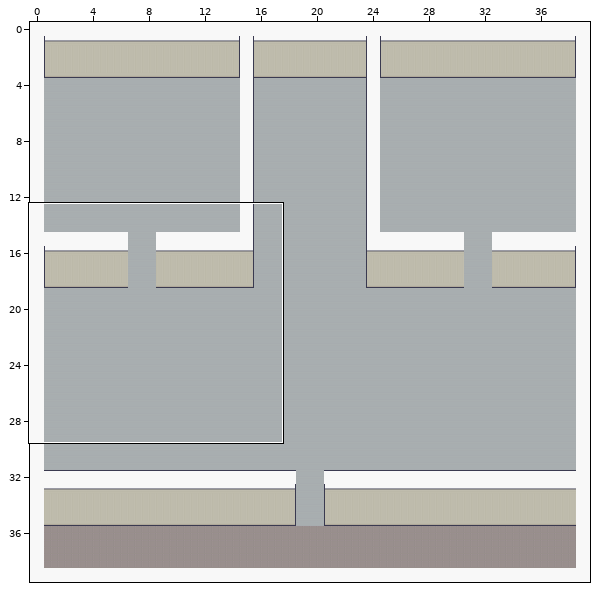
Tiled map (JSON) -- client/public/assets/map/test.tmj. The picture above shows the old version from afar; the outline marks the close-up.
Close-up. Before the commit:
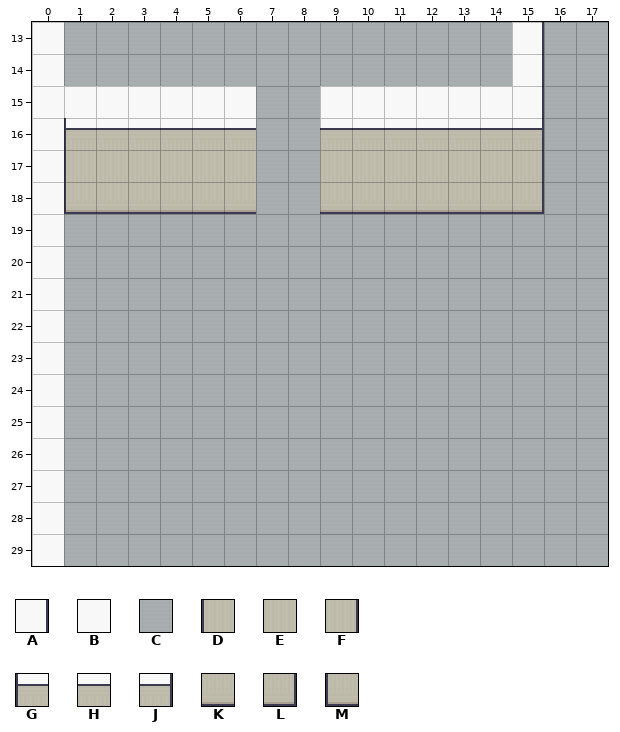
Cells are 32x32 px. Shown: x 0..17, y 13..29. The commit also changed other parts of the map, which this record leaves out.
Key: from "Room_Builder_free_32x32": A 49 turned 90, B 66, C 216, D 327, E 328, F 329, G 330, H 331, J 332, K 341, L 342, M 347.
_ is an empty cell, # one hidden under a higher layer.
Layers that did not change in this view are not listed.
Layer "Ground" before, first column x 0:
13 #CCCCCCCCCCCCCC#CC
14 #CCCCCCCCCCCCCC#CC
15 #######CC#######CC
16 #######CC#######CC
17 #######CC#######CC
18 #######CC#######CC
19 #CCCCCCCCCCCCCCCCC
20 #CCCCCCCCCCCCCCCCC
21 #CCCCCCCCCCCCCCCCC
22 #CCCCCCCCCCCCCCCCC
23 #CCCCCCCCCCCCCCCCC
24 #CCCCCCCCCCCCCCCCC
25 #CCCCCCCCCCCCCCCCC
26 #CCCCCCCCCCCCCCCCC
27 #CCCCCCCCCCCCCCCCC
28 #CCCCCCCCCCCCCCCCC
29 #CCCCCCCCCCCCCCCCC
Layer "Wall" before, first column x 0:
13 B______________A__
14 B______________A__
15 BBBBBBB__BBBBBBA__
16 BGHHHHH__HHHHHHJ__
17 BDEEEEE__EEEEEEF__
18 BMKKKKK__KKKKKKL__
19 B_________________
20 B_________________
21 B_________________
22 B_________________
23 B_________________
24 B_________________
25 B_________________
26 B_________________
27 B_________________
28 B_________________
29 B_________________
New version:
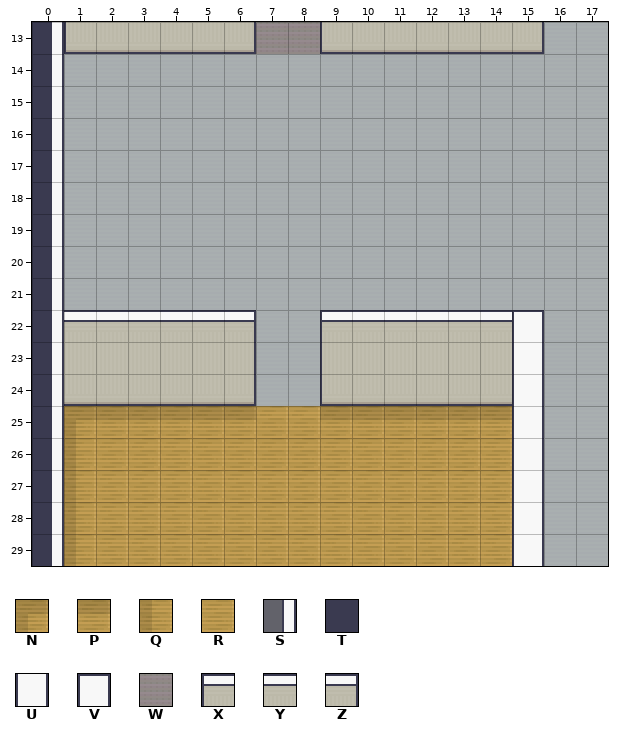
Further tiles: from "Room_Builder_Floors": N 180, P 181, Q 195, R 196; from "Room_Builder_free_32x32": S 5, T 12, U 32, V 33, W 151, X 323, Y 324, Z 325.
Change:
Layer "Ground":
Tile C becomes tile N in row 25 at x 1.
Tile C becomes tile P in row 25 at x 2 to 6 and 9 to 14.
Tile C becomes tile Q in rows 26 to 29 at x 1.
Tile C becomes tile R in row 25 at x 7 to 8; in rows 26 to 29 at x 2 to 14.
The author put tile T in rows 13 to 29 at x 0.
Tile C becomes tile W in row 13 at x 7 to 8.
Layer "Wall":
The author put tile D in row 23 at x 9.
The author put tile E in row 23 at x 1 to 5 and 10 to 14.
The author put tile F in row 23 at x 6.
The author put tile K in row 13 at x 2 to 5 and 10 to 14; in row 24 at x 1 to 5 and 10 to 14.
Tile A becomes tile L in row 13 at x 15.
The author put tile L in row 13 at x 6; in row 24 at x 6.
The author put tile M in row 13 at x 1 and 9; in row 24 at x 9.
Tile B becomes tile S in rows 13 to 29 at x 0.
The author put tile U in rows 23 to 29 at x 15.
The author put tile V in row 22 at x 15.
The author put tile X in row 22 at x 9.
The author put tile Y in row 22 at x 1 to 5 and 10 to 14.
The author put tile Z in row 22 at x 6.
Tile A is removed in rows 14 to 15 at x 15.
Tile B is removed in row 15 at x 1 to 6 and 9 to 14.
Tile D is removed in row 17 at x 1.
Tile E is removed in row 17 at x 2 to 6 and 9 to 14.
Tile F is removed in row 17 at x 15.
Tile G is removed in row 16 at x 1.
Tile H is removed in row 16 at x 2 to 6 and 9 to 14.
Tile J is removed in row 16 at x 15.
Tile K is removed in row 18 at x 2 to 6 and 9 to 14.
Tile L is removed in row 18 at x 15.
Tile M is removed in row 18 at x 1.
Boxes around the changes in both close-ups, in picture pixels (x1, y1, x2, y2):
changed: (32, 22, 544, 566)
